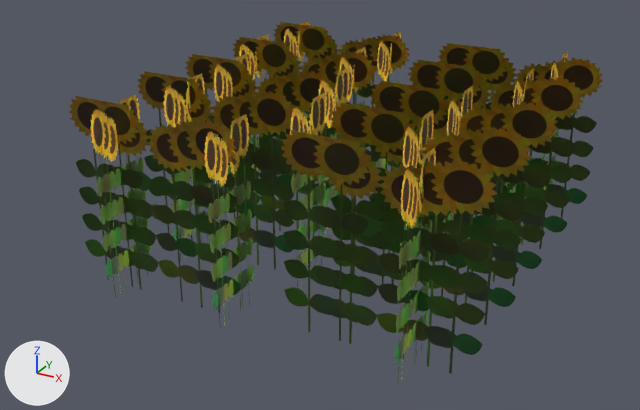
Two versions of the glTF model game/data/meshes/props/Crop_Sunflower_1.gltf, one commit apart.
One viewpoint serves both versions: a 50 mm camera at (3.54, -6.86, 3.79) aimed at (-0.1, -0.24, 0.48). Every picture has the same lights, and +X, +Y and +Z are marked at lower left. The older version comes first.

The first picture shows 'Crop_Sunflower_1'.
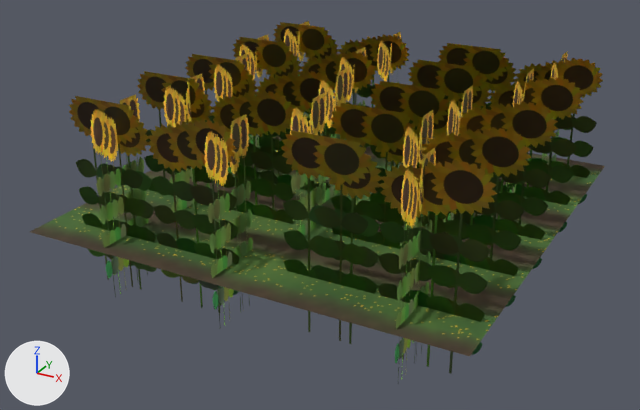
Location of each change, [x1, y1, x2, y2] in pixels of the pictures (640 x 410 px):
'Crop_Sunflower_1', reshaped (8% wider)
    before: [69, 21, 603, 380]
    after: [30, 21, 605, 380]
part 1 of me_crop_sunflower_1, added
    after: [30, 121, 605, 356]

What changed in the scene script:
```text
Add img_t_decor_crop_top_sunflower_orm_png:
    img_t_decor_crop_top_sunflower_orm_png = load_image('T_Decor_Crop_Top_Sunflower_ORM.png', 'T_Decor_Crop_Top_Sunflower_ORM.png', 512, 512, 'Non-Color')
Add img_t_decor_crop_top_sunflower_normal_png:
    img_t_decor_crop_top_sunflower_normal_png = load_image('T_Decor_Crop_Top_Sunflower_Normal.png', 'T_Decor_Crop_Top_Sunflower_Normal.png', 512, 512, 'Non-Color')
Add img_t_decor_crop_top_sunflower_basecolor_png:
    img_t_decor_crop_top_sunflower_basecolor_png = load_image('T_Decor_Crop_Top_Sunflower_BaseColor.png', 'T_Decor_Crop_Top_Sunflower_BaseColor.png', 512, 512, 'sRGB')
Add mat_mi_decor_crop_top_sunflower:
    mat_mi_decor_crop_top_sunflower = bpy.data.materials.new('MI_Decor_Crop_Top_Sunflower')
    # uses the picture img_t_decor_crop_top_sunflower_basecolor_png
    # uses the picture img_t_decor_crop_top_sunflower_normal_png
    # uses the picture img_t_decor_crop_top_sunflower_orm_png
Change me_crop_sunflower_1:
    used by ob_crop_sunflower_1; location = (0.0, 0.0, 0.0)
    verts and faces of me_crop_sunflower_1; kept vertices keep their numbers, new ones are numbered from 100
    remove me_crop_sunflower_1.from_pydata(...)  # 100 vertices, 50 faces; spans x -2.0..2.0, y -1.96..1.96, z 0.0..1.68
    add me_crop_sunflower_1.from_pydata(...)  # 104 vertices, 52 faces; spans x -2.0..2.0, y -2.0..2.0, z 0.0..1.68
    me_crop_sunflower_1 part 1
    add verts[100] = (-2.0, -2.0, 0.5)  # pixel (28, 231)
    add verts[101] = (2.0, -2.0, 0.5)  # pixel (469, 356)
    add verts[102] = (2.0, 2.0, 0.5)  # pixel (605, 165)
    add verts[103] = (-2.0, 2.0, 0.5)
    add faces += [(100, 101, 102), (100, 102, 103)]  # mat_mi_decor_crop_top_sunflower
    add me_crop_sunflower_1.materials.append(mat_mi_decor_crop_top_sunflower)
```
